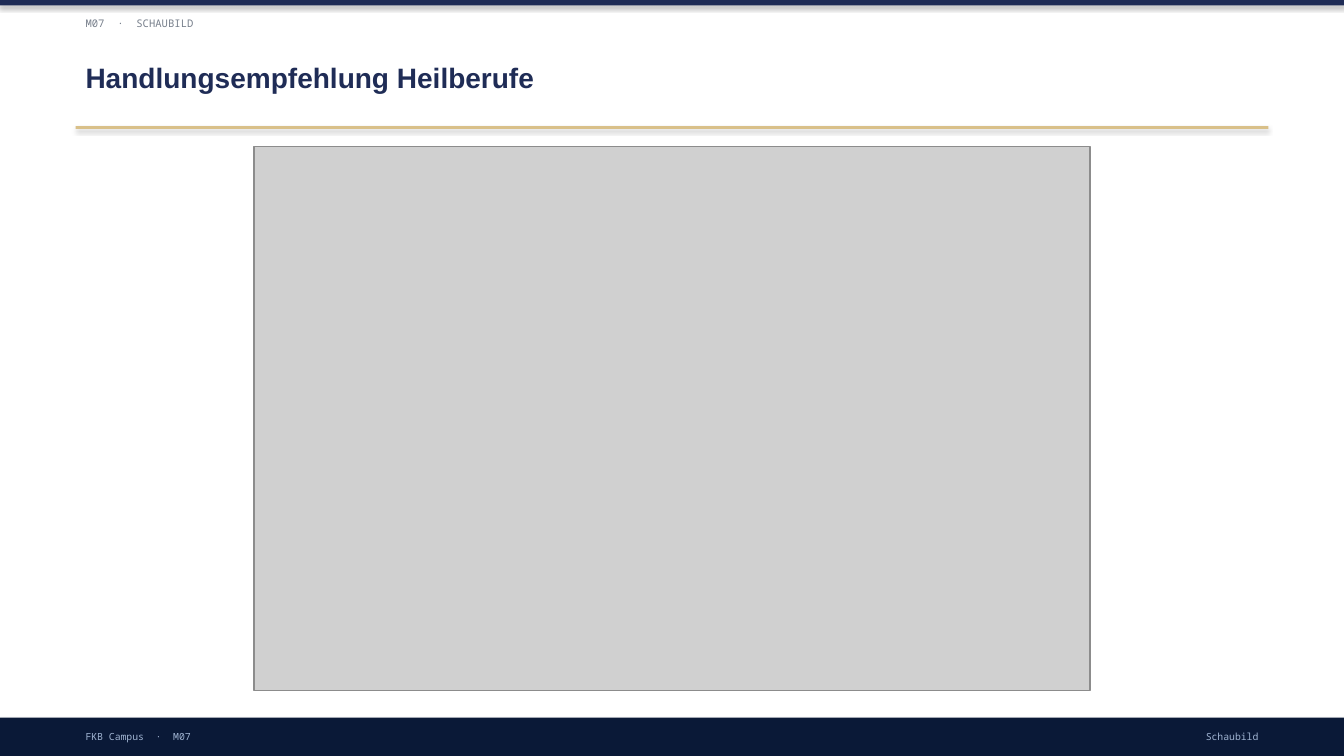
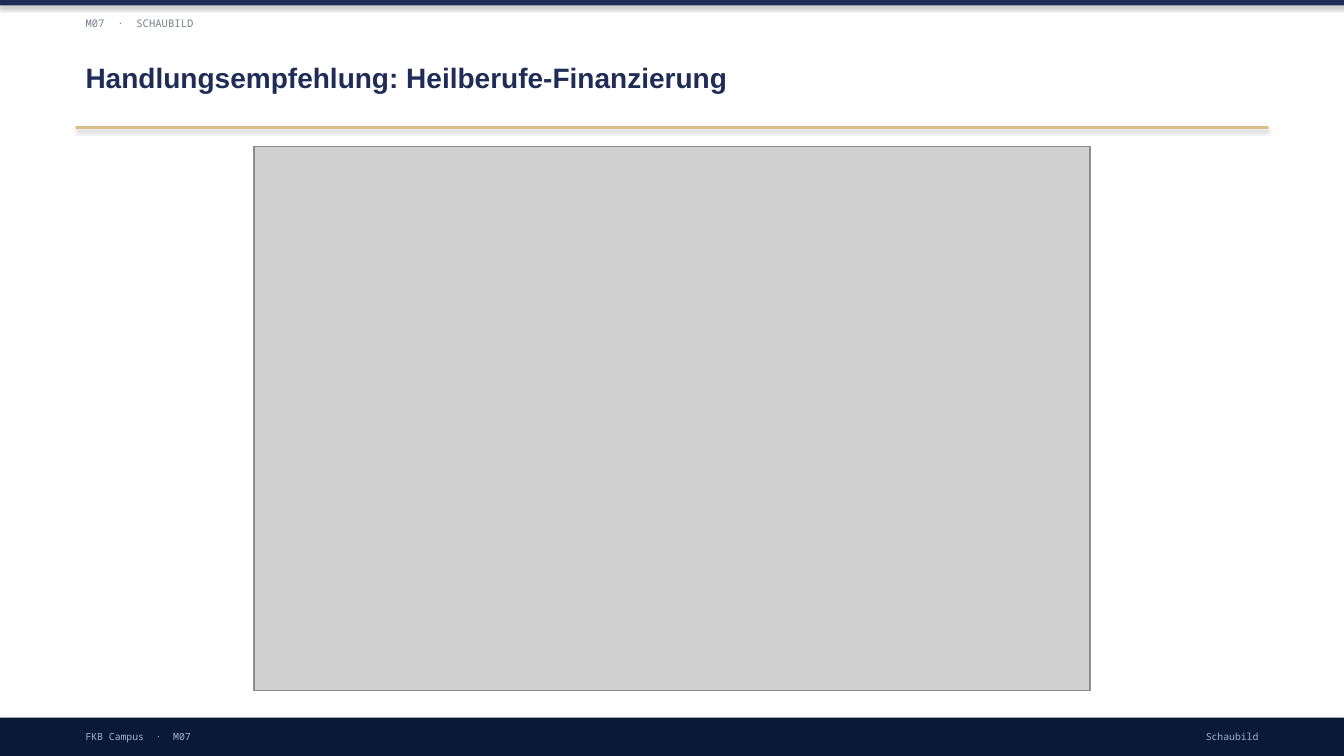
Before and after one commit to ck5rqc47pr-byte/firmenkundenakademie-online, a slide deck: slide 11 of protected-downloads/praesentation/M07.pptx (slide 9 before the commit). Drawn at 1344x756 pixels with LibreOffice and Linux fonts; fonts in the diff are those of the drawing; grey boxes stand for pictures. Boxes give left, top, right and bottom in pixels: in the first picture for what was removed or moved away, otherwise in the second. Text is boxed around its words. In the diff, an @@ line names an element or a change of style, - is before the commit and + after.

```diff
--- a/protected-downloads/praesentation/M07.pptx
+++ b/protected-downloads/praesentation/M07.pptx
@@ text at <box>86,67,727,93</box>: text changed @@
-Handlungsempfehlung Heilberufe
+Handlungsempfehlung: Heilberufe-Finanzierung
```
Also in this commit, not shown: 3 other slides changed, 7 slides added, 4 slides removed, 1 other file.
